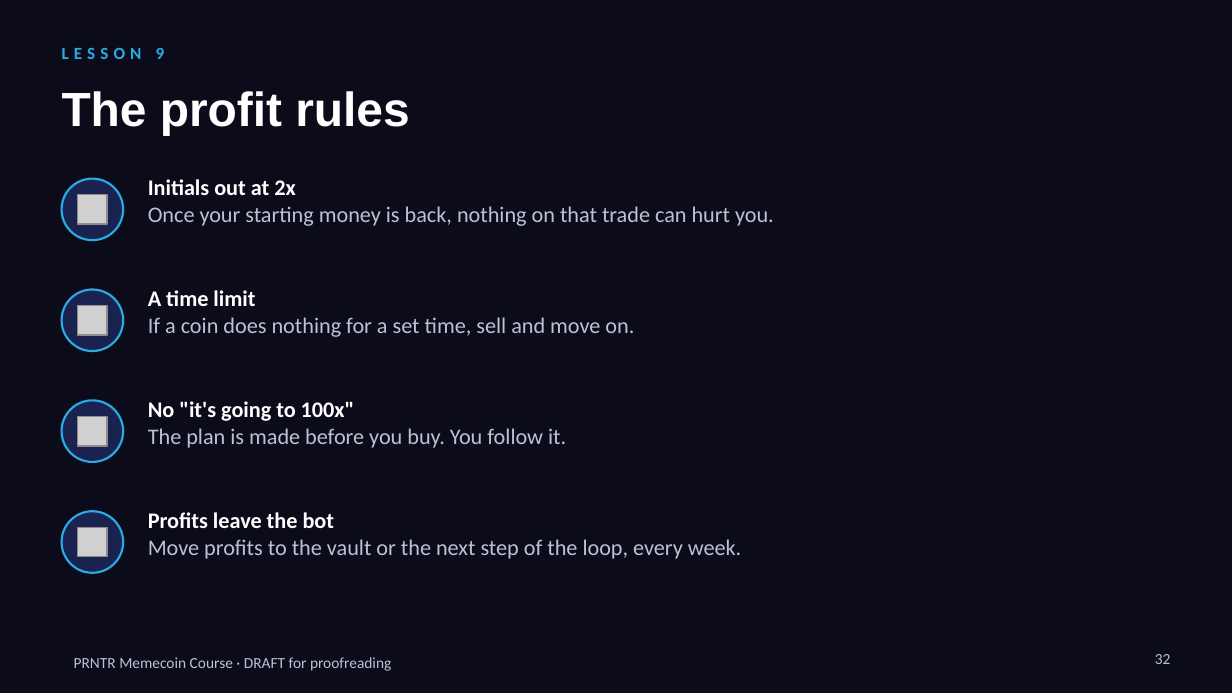
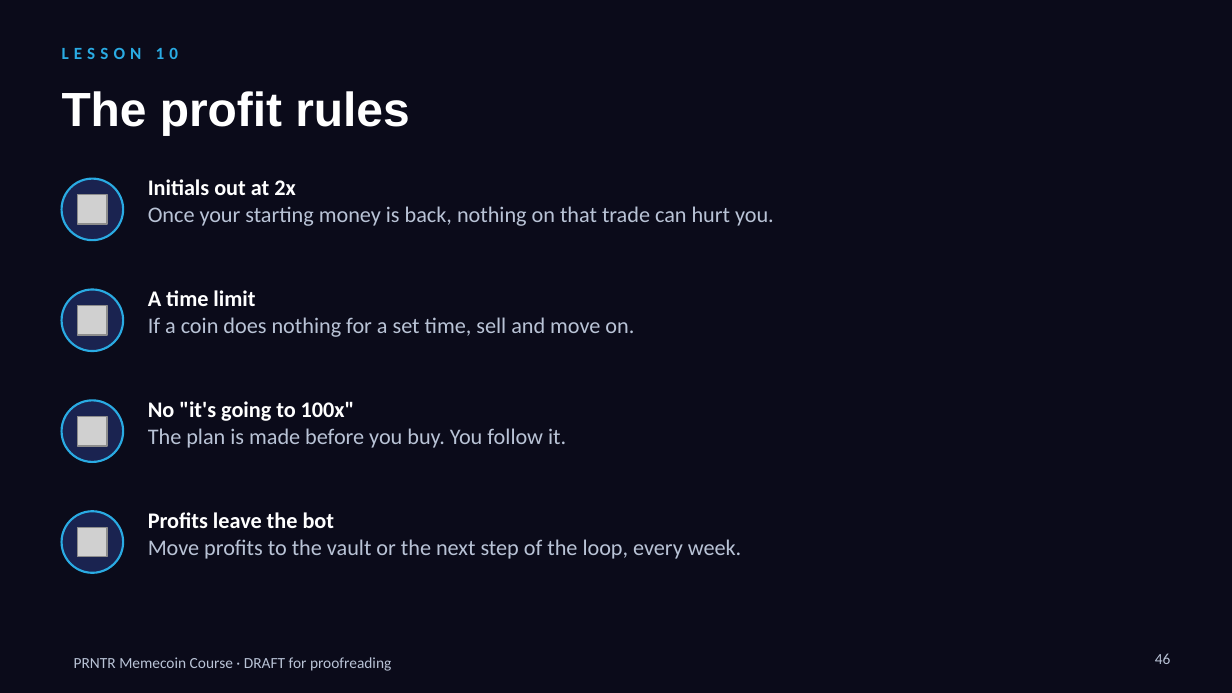
Before and after one commit to dropshippingpharmacist/SDFSDFSFDS, a slide deck: slide 46 of business_course/memecoin_course/PRNTR_Memecoin_Course_DRAFT.pptx (slide 32 before the commit). Drawn at 1232x693 pixels with LibreOffice and Linux fonts; fonts in the diff are those of the drawing; grey boxes stand for pictures. Boxes give left, top, right and bottom in pixels: in the first picture for what was removed or moved away, otherwise in the second. Text is boxed around its words. In the diff, an @@ line names an element or a change of style, - is before the commit and + after.

```diff
--- a/business_course/memecoin_course/PRNTR_Memecoin_Course_DRAFT.pptx
+++ b/business_course/memecoin_course/PRNTR_Memecoin_Course_DRAFT.pptx
@@ text at [62,48,178,59]: text changed @@
-LESSON 9
+LESSON 10
@@ page number at [1155,653,1171,664]: text changed @@
-32
+46
```
Also in this commit, not shown: 22 other slides changed, 14 slides added, 4 other files.
